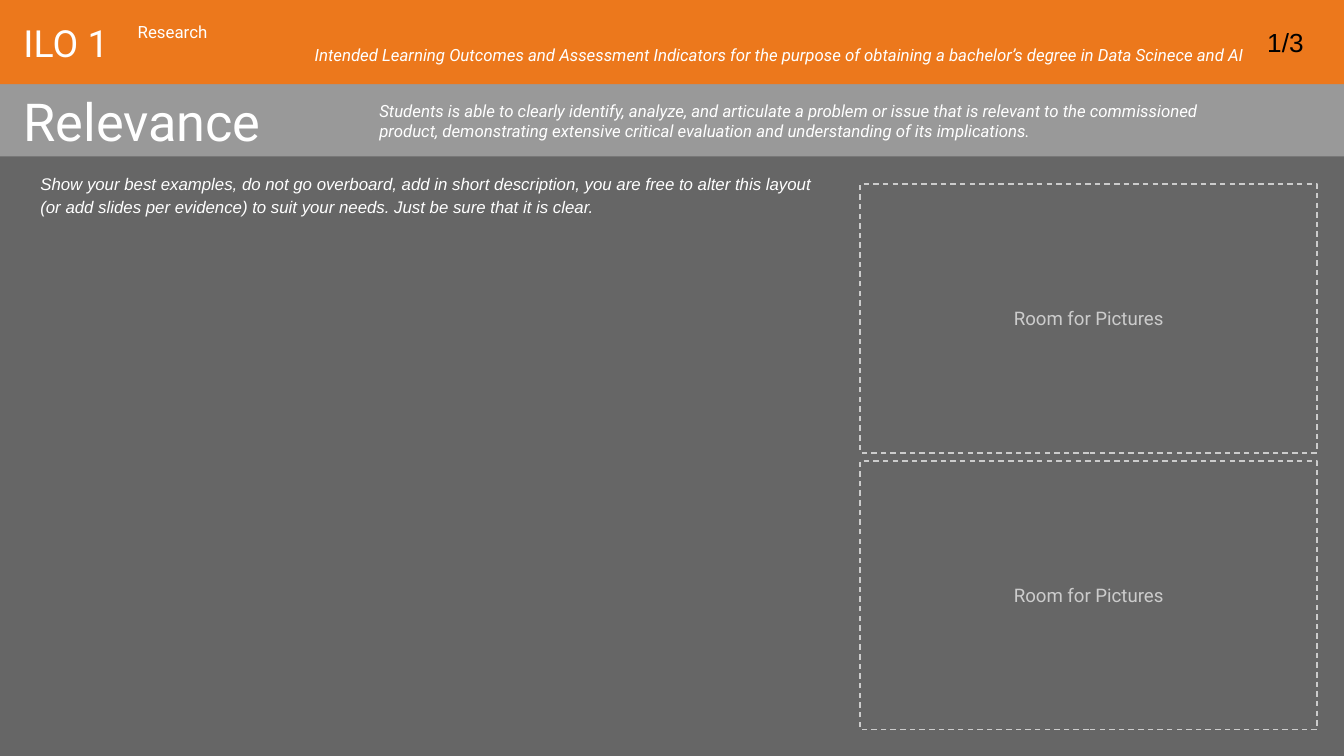
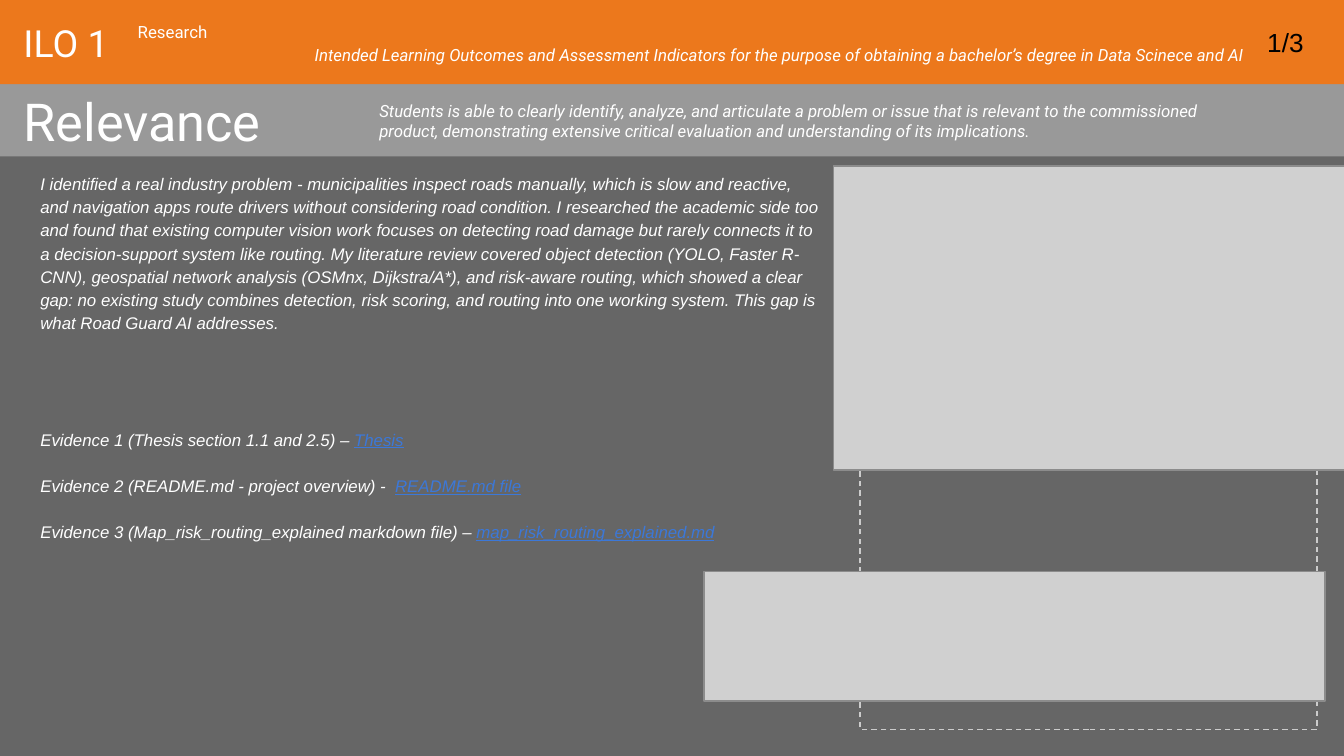
Before and after one commit to VladislavStoimenov235030/Vladislav_Stoimenov_Graduation_Project_25_26, a slide deck: slide 53 of thesis/evidencing/2026-27 Learning Log Graduation Project.pptx. Drawn at 1344x756 pixels with LibreOffice and Linux fonts; fonts in the diff are those of the drawing; grey boxes stand for pictures. Boxes give left, top, right and bottom in pixels: in the first picture for what was removed or moved away, otherwise in the second. Text is boxed around its words. In the diff, an @@ line names an element or a change of style, - is before the commit and + after.

Commit message:
upload the learning log

```diff
--- a/thesis/evidencing/2026-27 Learning Log Graduation Project.pptx
+++ b/thesis/evidencing/2026-27 Learning Log Graduation Project.pptx
@@ text at (x1=40, y1=178, x2=818, y2=542): text changed @@
-Show your best examples, do not go overboard, add in short description, you are free to alter this layout (or add slides per evidence) to suit your needs. Just be sure that it is clear.
+I identified a real industry problem - municipalities inspect roads manually, which is slow and reactive, and navigation apps route drivers without considering road condition. I researched the academic side too and found that existing computer vision work focuses on detecting road damage but rarely connects it to a decision-support system like routing. My literature review covered object detection (YOLO, Faster R-CNN), geospatial network analysis (OSMnx, Dijkstra/A*), and risk-aware routing, which showed a clear gap: no existing study combines detection, risk scoring, and routing into one working system. This gap is what Road Guard AI addresses.
+Evidence 1 (Thesis section 1.1 and 2.5) – Thesis
+Evidence 2 (README.md - project overview) - README.md file
+Evidence 3 (Map_risk_routing_explained markdown file) – map_risk_routing_explained.md
@@ picture added at (x1=833, y1=165, x2=1344, y2=469) @@
@@ rectangle removed at (x1=860, y1=184, x2=1317, y2=453) @@
-Room for Pictures
@@ picture added at (x1=704, y1=571, x2=1325, y2=702) @@
@@ text in rectangle at (x1=1014, y1=588, x2=1163, y2=602): text removed @@
-Room for Pictures
```
Also in this commit, not shown: 16 other slides changed, 3 slides added.
